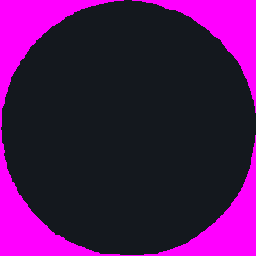
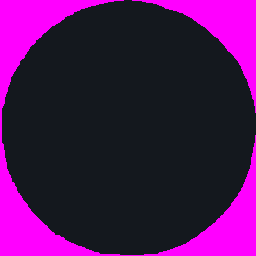
Comparing the layer stacks of the two 256×256 images. Changes:
painted on "타원 2" over [1, 10, 222, 243]
